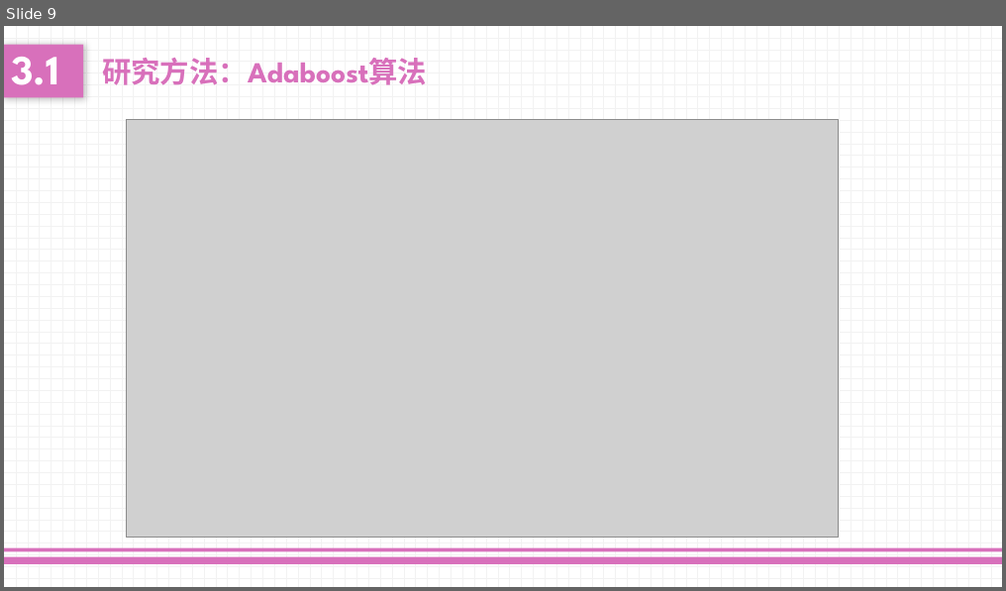
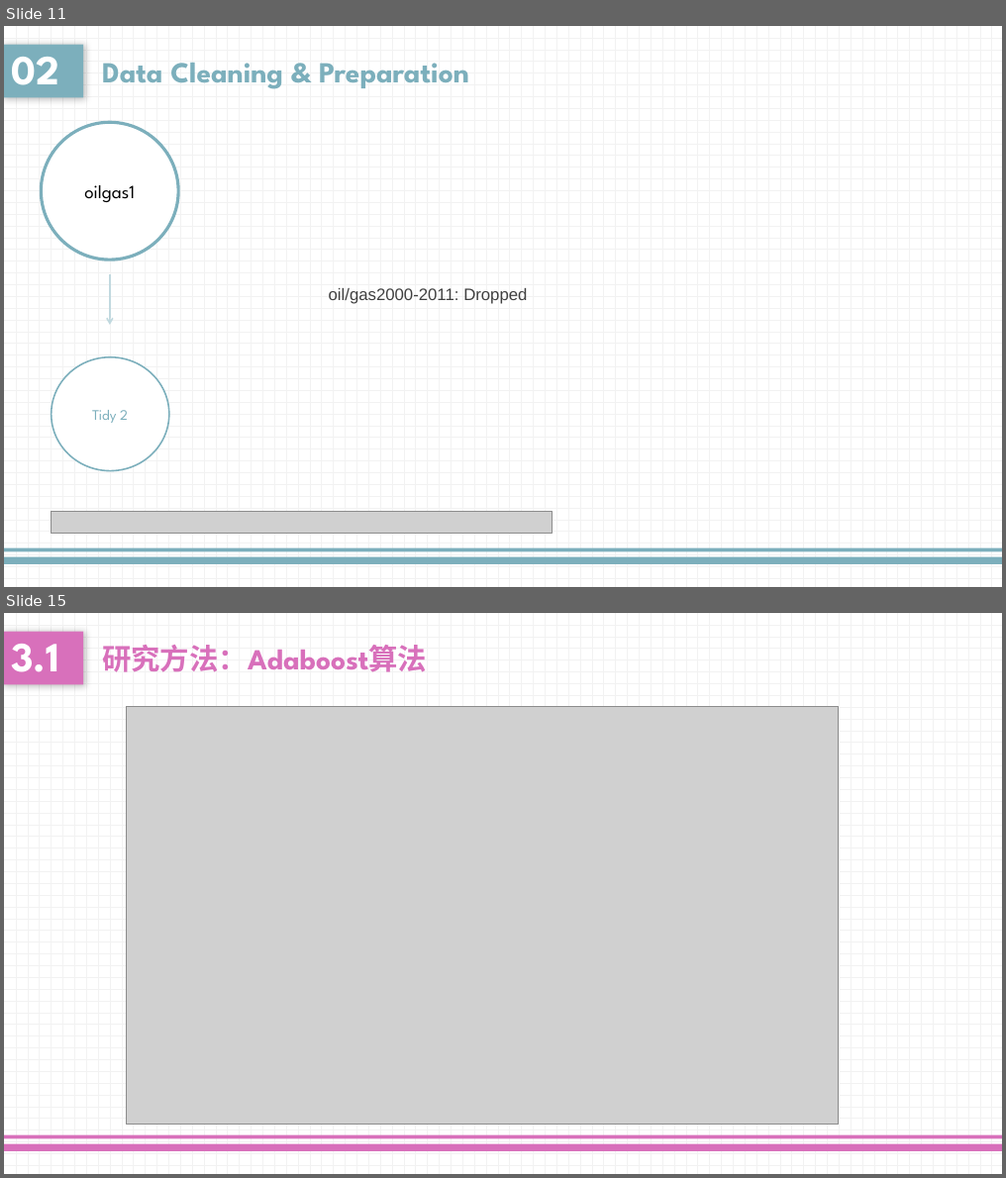
Before and after one commit to lloydliu717/MidtermProject, a slide deck: Presentation.pptx. Shown one above the other, each under a label of ours: slide 9 before the commit, slides 11 and 15 after it; the slides between them are not shown. The pictures are 1006x591 and 1006x1178 pixels, drawn with LibreOffice and Linux fonts; fonts in the diff are those of the drawing; grey boxes stand for pictures. Boxes give left, top, right and bottom in pixels: in the first picture for what was removed or moved away, otherwise in the second. Text is boxed around its words. In the diff, an @@ line names an element or a change of style, - is before the commit and + after.

```diff
--- a/Presentation.pptx
+++ b/Presentation.pptx
@@ slide 11 added at <box>4,26,1002,587</box>, background pattern #F2F2F2 on #FFFFFF @@
@@ text added at <box>4,44,83,97</box>, fill #7CAFBC, 40 pt, text #FFFFFF, bold @@
+02
@@ text added at <box>102,62,469,89</box>, 28 pt, text #7CAFBC, bold @@
+Data Cleaning & Preparation
@@ ellipse added at <box>41,123,178,261</box>, fill #FFFFFF, outline #7CAFBC 3 pt, 18 pt, text #000000 @@
+oilgas1
@@ arrow added from (110, 274) to (110, 325), #C1D9DF 1.5 pt @@
@@ text added at <box>329,288,527,304</box>, 16 pt, text #404040 @@
+oil/gas2000-2011: Dropped
@@ ellipse added at <box>52,358,169,472</box>, fill #FFFFFF, outline #7CAFBC 1.5 pt, 14 pt, text #7CAFBC @@
+Tidy 2
@@ picture added at <box>52,512,552,534</box> @@
@@ rectangle added at <box>4,558,1002,565</box>, fill #7CAFBC @@
@@ rectangle added at <box>4,549,1002,553</box>, fill #7CAFBC @@
@@ what was slide 9 is now slide 15 @@
```
Also in this commit, not shown: 2 slides changed, 11 other slides added, 6 slides removed.
